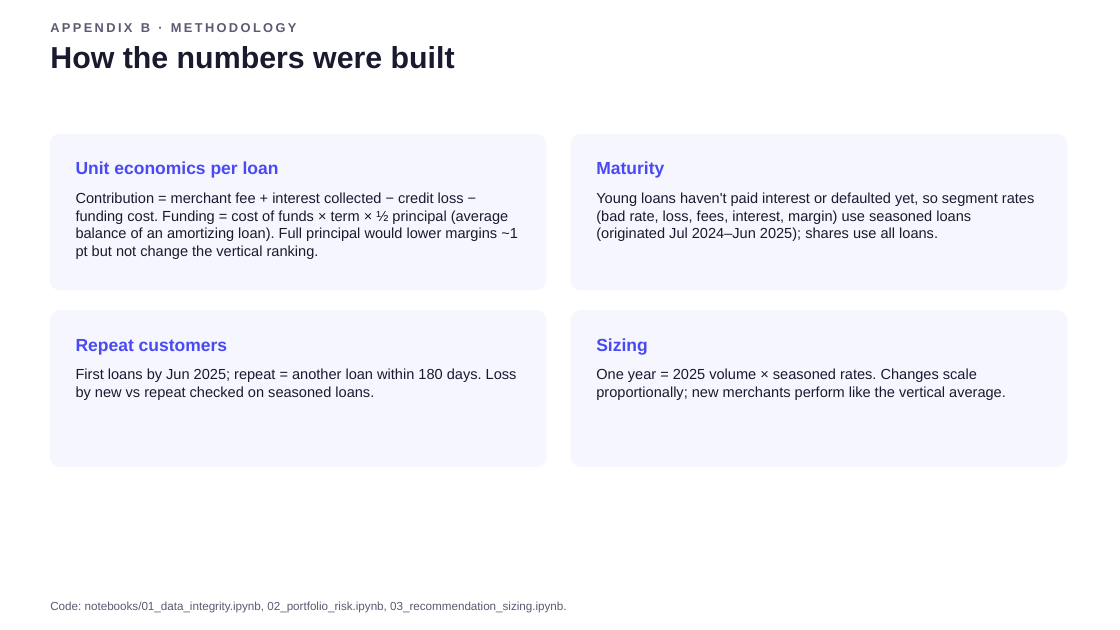
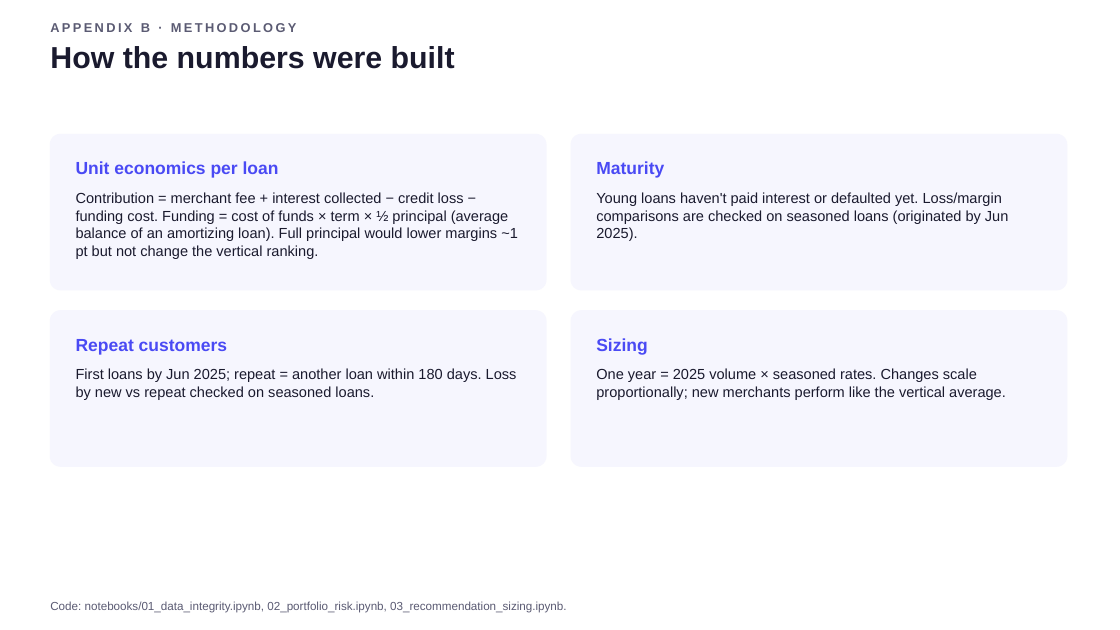
Before and after one commit to BrittanyZ919/Affirm-take-home-assignment, a slide deck: slide 9 of deck/portfolio_recommendation.pptx. Drawn at 1120x630 pixels with LibreOffice and Linux fonts; fonts in the diff are those of the drawing. Boxes give left, top, right and bottom in pixels: in the first picture for what was removed or moved away, otherwise in the second. Text is boxed around its words. In the diff, an @@ line names an element or a change of style, - is before the commit and + after.

```diff
--- a/deck/portfolio_recommendation.pptx
+++ b/deck/portfolio_recommendation.pptx
@@ text at box(596, 192, 1008, 241): text changed @@
-Young loans haven't paid interest or defaulted yet, so segment rates (bad rate, loss, fees, interest, margin) use seasoned loans (originated Jul 2024–Jun 2025); shares use all loans.
+Young loans haven't paid interest or defaulted yet. Loss/margin comparisons are checked on seasoned loans (originated by Jun 2025).
```
Also in this commit, not shown: 8 other slides changed, 1 other file.
